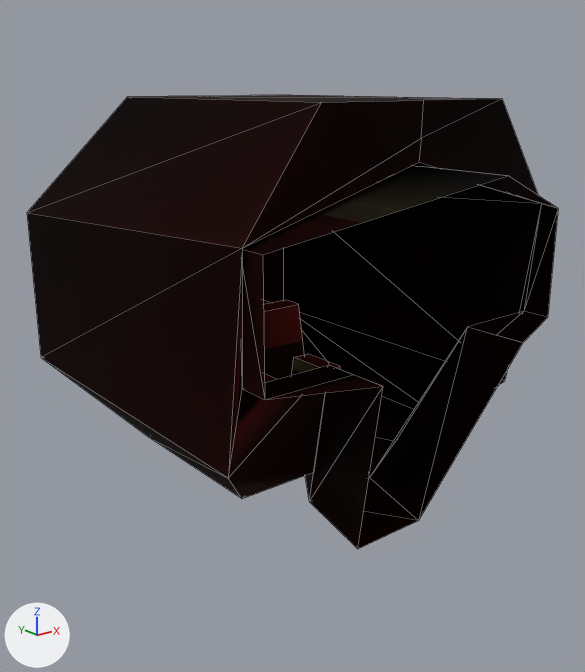
Before and after pictures for a commit that changed the FBX model Overmind/Assets/RiggedMeshes/cockpit.fbx.
Rendered twice from a 50 mm camera at (-42.1, -57.3, 19.8) aimed at (-1.0, -5.9, -0.7). Lighting does not change. The marker at lower left points along +X, +Y and +Z. Mesh edges are drawn as thin lines.

Names of what the first picture shows: 'unit_Infantry_Special_Harkon_A_Torso'.
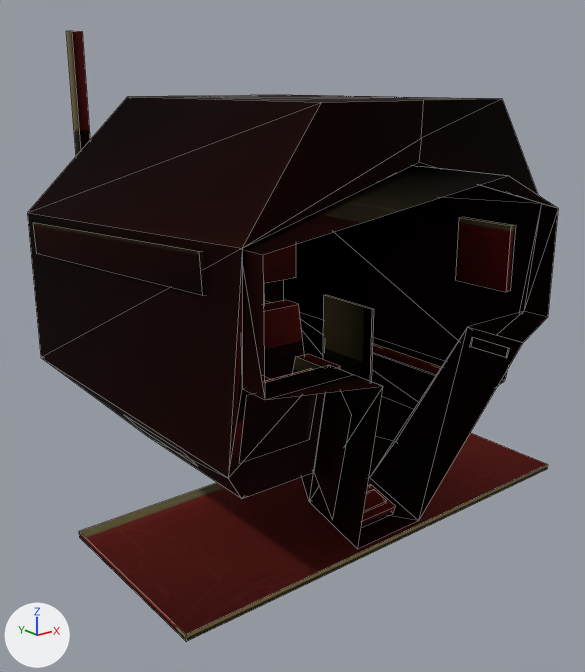
What differs and where, as boxes (x1, y1, x2, y2) in the pictures (585 x 672 px):
```json
{"object": "unit_Infantry_Special_Harkon_A_Torso", "change": "reshaped", "before": [27, 95, 558, 549], "after": [27, 31, 558, 642], "on screen": "35% taller"}
{"part": 1, "of": "me_mesh_108", "change": "added", "after": [323, 295, 374, 382]}
{"part": 2, "of": "me_mesh_108", "change": "added", "after": [456, 217, 516, 292], "on screen": "black"}
{"part": 3, "of": "me_mesh_108", "change": "added", "after": [263, 244, 296, 284], "on screen": "black"}
{"part": 4, "of": "me_mesh_108", "change": "added", "after": [66, 31, 90, 156]}
{"part": 5, "of": "me_mesh_108", "change": "added", "after": [470, 337, 509, 358]}
{"part": 6, "of": "me_mesh_108", "change": "added", "after": [79, 433, 548, 642], "on screen": "red"}
{"part": 7, "of": "me_mesh_108", "change": "built on", "before": [264, 300, 414, 500], "after": [33, 223, 441, 528]}
```

The change, as JSON lines over the scene's bpy script:
```json
{"block": "me_mesh_108", "where": "# used by ob_unit_infantry_special_harkon_a_torso; location = (0.0, 0.0, 1.7)"}
{"op": "remove", "block": "me_mesh_108", "code": "me_mesh_108.from_pydata(...)  # 80 vertices, 77 faces; spans x -16.2..16.2, y -26.0..15.2, z -16.6..17.0"}
{"op": "add", "block": "me_mesh_108", "code": "me_mesh_108.from_pydata(...)  # 221 vertices, 181 faces; spans x -19.3..20.9, y -26.0..15.2, z -17.2..22.3"}
{"block": "me_mesh_108", "change": "me_mesh_108 part 1: a new loose piece, a box spanning x 6.22..6.41, y -8.15..-1.67, z -11.23..-0.86, in mat_mtrl_red_009 (its picture is missing)"}
{"block": "me_mesh_108", "change": "me_mesh_108 part 2: a new loose piece, a box spanning x 13.97..14.6, y -16.32..-10.78, z 1.1..6.76, in mat_mtrl_red_009 (its picture is missing)"}
{"block": "me_mesh_108", "change": "me_mesh_108 part 3: a new loose piece, a box spanning x -12.5..13.4, y 11.4..15.2, z -2.6..5.8, in mat_mtrl_red_009 (its picture is missing)"}
{"block": "me_mesh_108", "change": "me_mesh_108 part 4: a new loose piece, a box spanning x -10.61..-9.67, y 12.03..13.27, z 5.77..22.31, in mat_mtrl_red_009 (its picture is missing)"}
{"block": "me_mesh_108", "change": "me_mesh_108 part 5: the loose piece of 8 vertices spanning x 2.1..4.1, y -6.5..-1.9, z -8.4..-6.1 is copied, and the copy is scaled about its middle by (0.0847, 0.762, 0.332), then moved by (3.9, -16.0, 5.8); it spans x 6.9..7.2, y -22.0..-18.5, z -1.8..-1.0"}
{"block": "me_mesh_108", "change": "me_mesh_108 part 6: a new loose piece, a box spanning x -19.26..20.88, y -17.58..-1.06, z -17.19..-16.63, in mat_mtrl_red_009 (its picture is missing)"}
{"block": "me_mesh_108", "change": "me_mesh_108 part 7"}
{"block": "me_mesh_108", "change": "8 vertices move from x -3.4..3.5, y -10.3..0.4, z -11.2..-1.2 to x -3.4..3.5, y -9.2..0.4, z -11.2..-1.2"}
{"block": "me_mesh_108", "change": "53 vertices are added at x -15.1..14.1, y -21.6..13.5, z -16.2..7.9"}
{"block": "me_mesh_108", "change": "38 new faces join them"}
```
